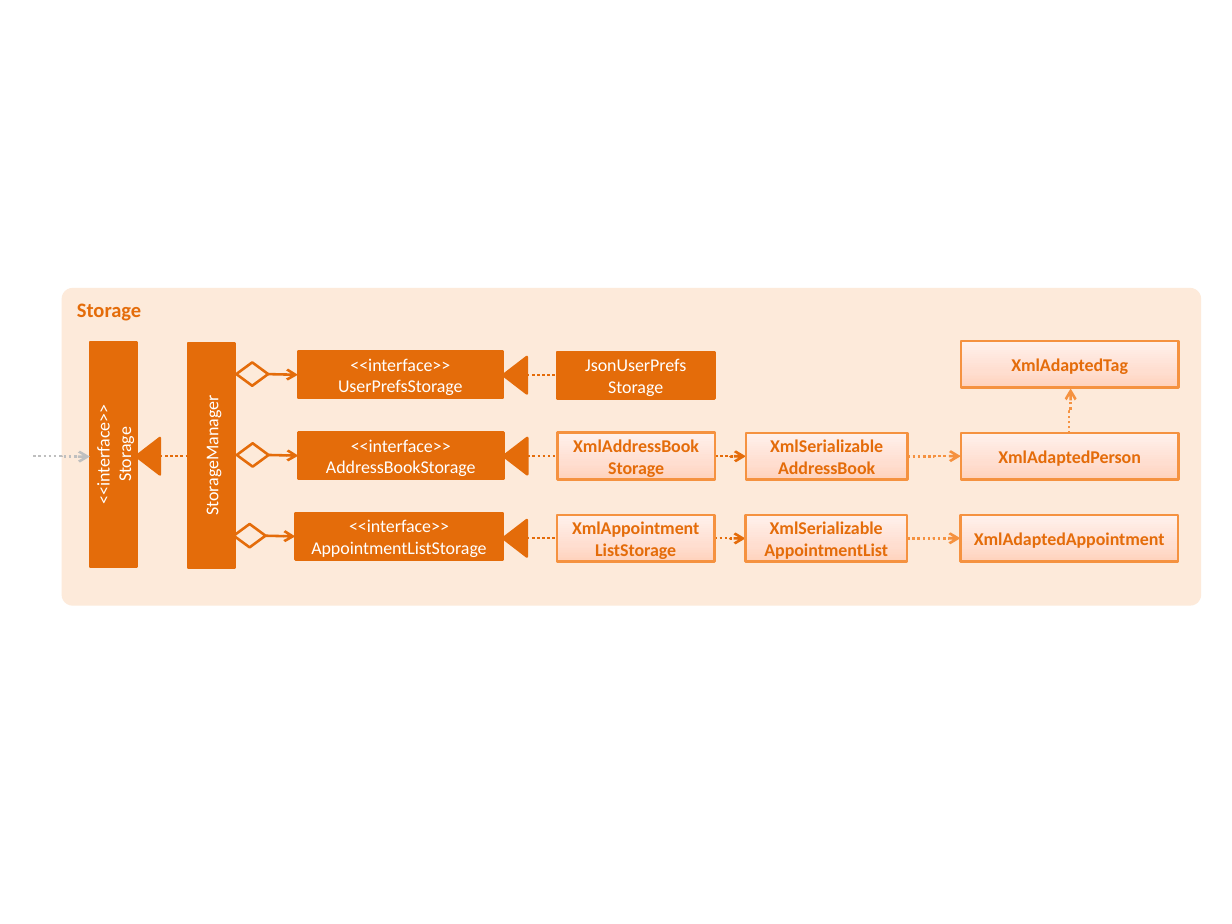
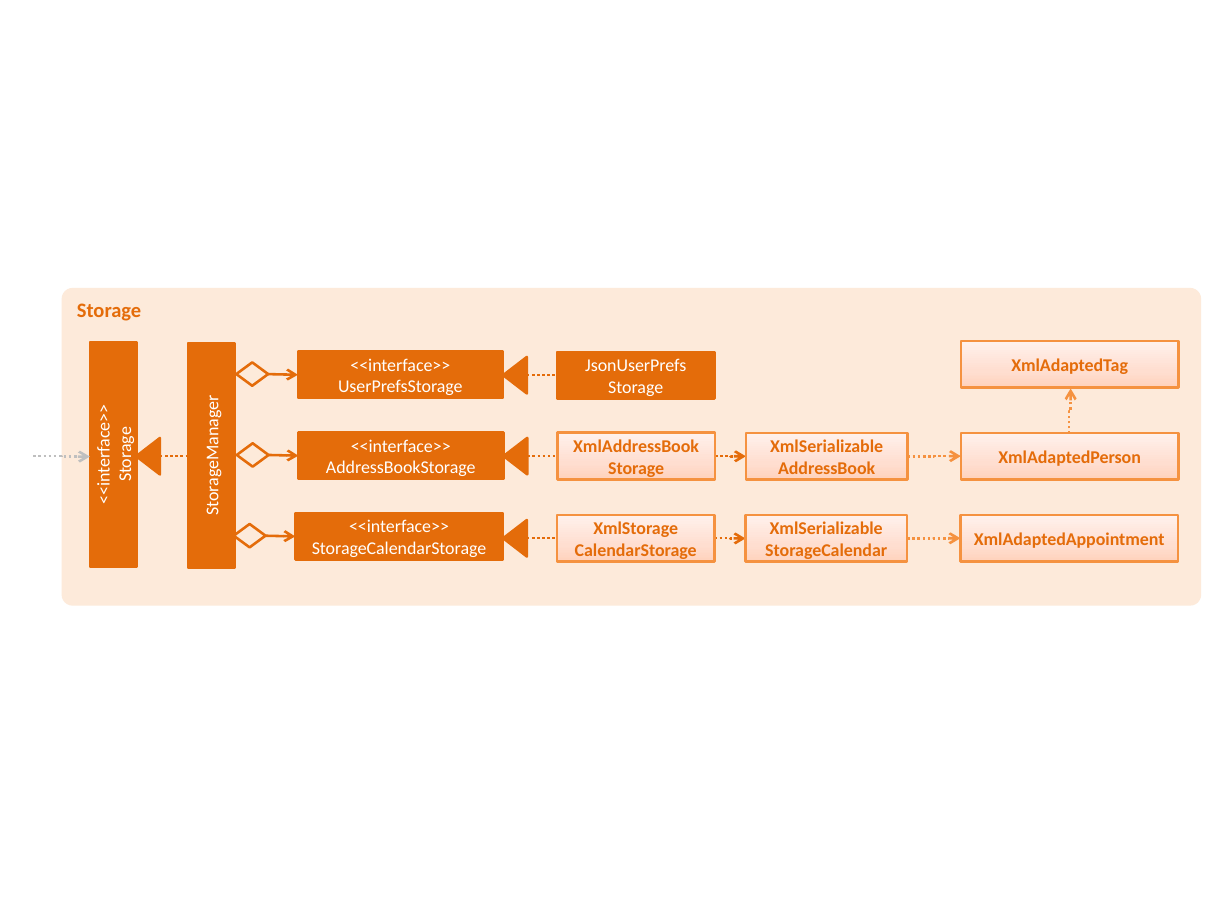
Before and after one commit to tzerbin/addressbook-level4, a slide deck: slide 1 of docs/diagrams/StorageComponentClassDiagram.pptx. Drawn at 1232x924 pixels with LibreOffice and Linux fonts; fonts in the diff are those of the drawing. Boxes give left, top, right and bottom in pixels: in the first picture for what was removed or moved away, otherwise in the second. Text is boxed around its words. In the diff, an @@ line names an element or a change of style, - is before the commit and + after.

Commit message:
update storage class diagram

```diff
--- a/docs/diagrams/StorageComponentClassDiagram.pptx
+++ b/docs/diagrams/StorageComponentClassDiagram.pptx
@@ text in rectangle at [312,519,486,557]: text changed @@
-<<interface>>
-AppointmentListStorage
+<<interface>>
+StorageCalendarStorage
@@ text in rectangle at [575,521,697,561]: text changed @@
-XmlAppointmentListStorage
+XmlStorage
+CalendarStorage
@@ text in rectangle at [765,521,887,561]: text changed @@
-XmlSerializable
-AppointmentList
+XmlSerializable
+StorageCalendar
```
Also in this commit, not shown: 1 other file.
